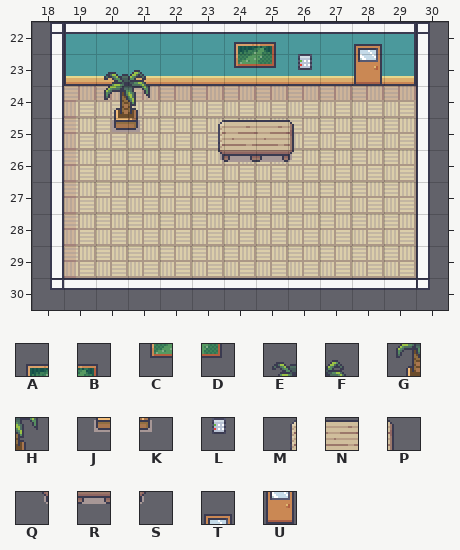
One commit to this Tiled map: Shounin/Environment/Stage1.tmx. The picture above was drawn from the file before the commit.
Cells are 32x32 px. Shown: x 18..30, y 22..30.
Key: from "Generic_32x32": A 208, B 209, C 224, D 225, E 413, F 414, G 429, H 430, J 445, K 446, L 520, M 538, N 539, P 540, Q 554, R 555, S 556, T 673, U 689.
_ is an empty cell.
Layers that did not change in this view are not listed.
Layer "Decor" before, first column x 18:
22 ______AB__T__
23 __EF__CDL_U__
24 __GH_________
25 __JK_MNNP____
26 _____QRRS____
27 _____________
28 _____________
29 _____________
30 _____________
Now the later version:
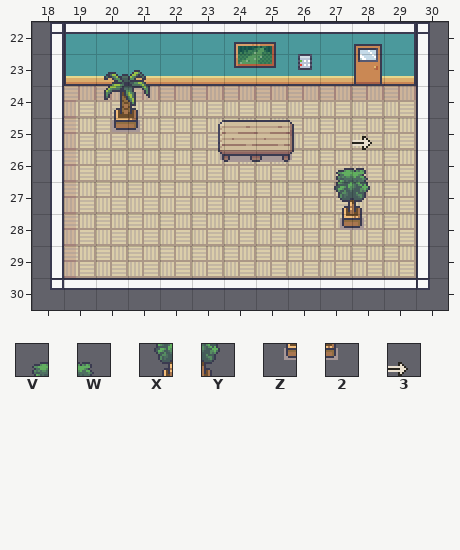
Further tiles: from "Generic_32x32": V 461, W 462, X 477, Y 478, Z 493, 2 494; from "Room_Builder": 3 4.
Tiles of an added or newly shown layer are drawn over the layers below it.
Change:
{"where": "layer \"Decor\""}
{"y":26,"x":27,"old":"__","new":"VW"}
{"y":27,"x":27,"old":"__","new":"XY"}
{"y":28,"x":27,"old":"__","new":"Z2"}
{"where": "layer \"PLAYER_INSERT\" (added)"}
{"y":25,"x":28,"old":"_","new":"3"}
{"label":"added","picture_box":[334,136,372,230]}
